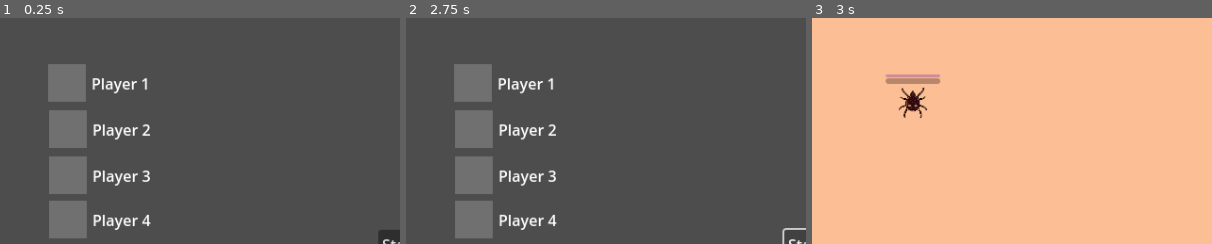
Above: before the commit, frames 1-3 (left to right).
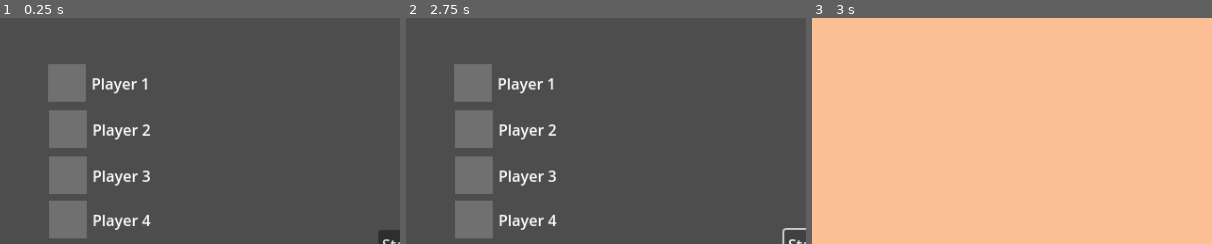
Above: after the commit, the same moments.

Repository: Topech/tick-souls
Game: Godot game, scene res://main.tscn
Same seed, same stepped clock (60 frames per second), same inputs: the game is played once before the commit and once after it. This scene is started directly instead of the project's main scene.
Inputs:
- Up to frame 1 (0.25 s): no input
- Up to frame 2 (2.75 s): click "Start" at 0.5 s; click "Start" at 1.25 s; click "Start" at 2 s
- Up to frame 3 (3 s): tap Enter at 2.75 s; hold P from 2.78 s (still down)
The pictures show only the part of the screen within x 0-50%, y 0-50%; the shares and areas given below are measured in that part.

Frames 1-2 are identical in both runs. In frame 3, 1.0% of the frame differs, in the area x 18-32%, y 24-45%.

Commit message:
fix(tweezers): dont crash when player is removed

Diff:
--- a/player/player.gd
+++ b/player/player.gd
@@ -24,6 +24,9 @@
 
 
 func _process(delta: float) -> void:
+	if (Input.is_key_pressed(KEY_P)):
+		queue_free()
+
 	# sync nodes
 	walk_effect.speed = metrics.speed
 	walk_effect.direction = walk_event.direction
--- a/tweezers.gd
+++ b/tweezers.gd
@@ -56,8 +56,10 @@
 		#tweezer_states.SHADOW_ONLY or tweezer_states.FOLLOWING:
 			#pass
 
-	if target_node.is_queued_for_deletion():
+	if target_node == null or target_node.is_queued_for_deletion():
 		target_node = null
+		# break early
+		return
 
 	if (
 		tweezer_state == tweezer_states.SHADOW_ONLY
